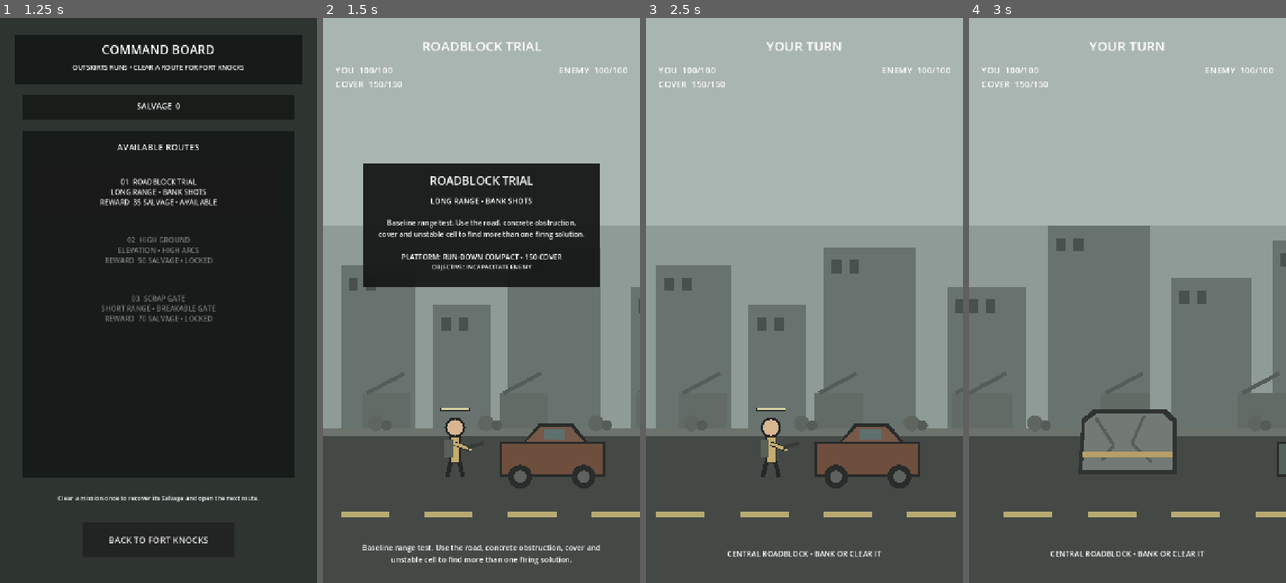
Above: before the commit, frames 1-4 (left to right).
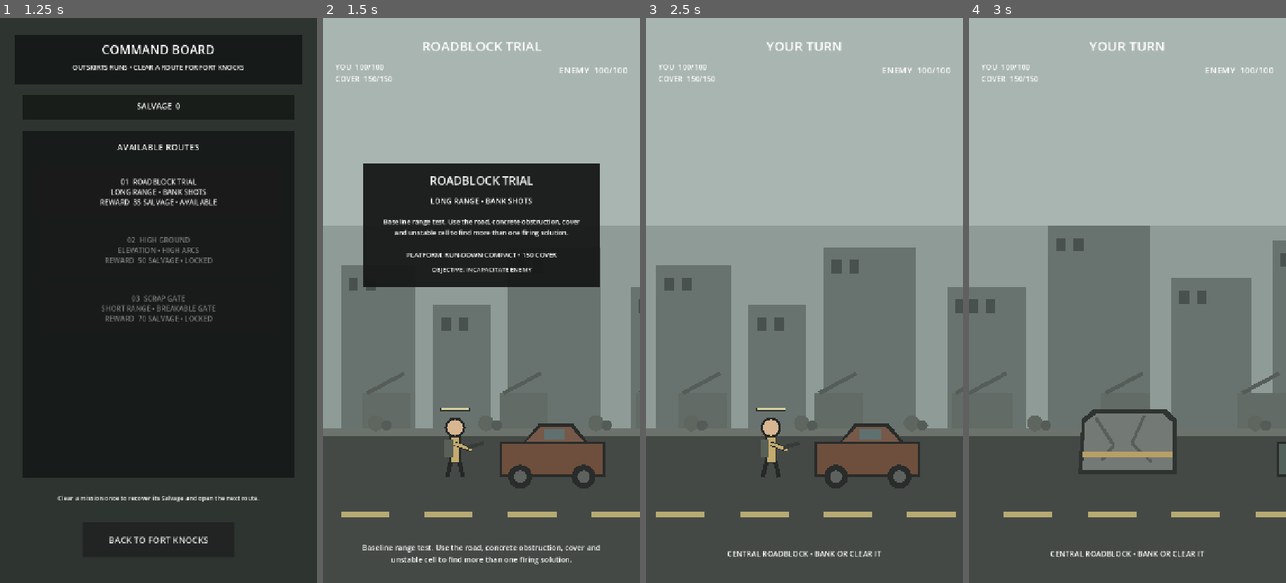
Above: after the commit, the same moments.

Repository: phantompixel-developer/FortKnocks
Game: Godot game, scene res://game/core/app.tscn
Two runs of this game, one before a commit and one after it. Both use one fixed random seed, a clock stepped at 60 frames per second and the inputs below.
Inputs (mouse positions are in pixels of both pictures, inside the frame that each line leads up to):
- Up to frame 1 (1.25 s): click "COMMAND BOARD CHOOSE THE NEXT…" at 0.5 s
- Up to frame 2 (1.5 s): click "01 ROADBLOCK TRIAL LONG RANGE…" at 1.25 s
- Up to frame 3 (2.5 s): tap Enter at 2 s; move the mouse to (874, 272) at 2.02 s; click (874, 272) at 2.17 s
- Up to frame 4 (3 s): drag from (1064, 328) to (1111, 413) at 2.77 s

Frame 1 is identical in both runs. In frame 2, 2.0% of the frame differs, in the area x 4-83%, y 8-46%; in frame 3, 0.3%; in frame 4, 0.3%.

Commit message:
ux: fit platform status and campaign brief in portrait HUD

Diff:
--- a/game/battle/battle.tscn
+++ b/game/battle/battle.tscn
@@ -137,11 +137,11 @@
 [node name="HealthLabel" type="Label" parent="HUD/Root"]
 layout_mode = 0
 offset_left = 28.0
-offset_top = 104.0
+offset_top = 98.0
 offset_right = 250.0
-offset_bottom = 142.0
-theme_override_font_sizes/font_size = 20
-text = "YOU 100/100"
+offset_bottom = 158.0
+theme_override_font_sizes/font_size = 17
+text = "YOU 100/100\nCOVER 150/150"
 
 [node name="EnemyHealthLabel" type="Label" parent="HUD/Root"]
 layout_mode = 0
@@ -412,10 +412,10 @@
 [node name="Briefing" type="Label" parent="HUD/Root/MissionBriefCard"]
 layout_mode = 0
 offset_left = 34.0
-offset_top = 122.0
+offset_top = 116.0
 offset_right = 502.0
-offset_bottom = 206.0
-theme_override_font_sizes/font_size = 16
+offset_bottom = 222.0
+theme_override_font_sizes/font_size = 15
 text = "Encounter briefing"
 horizontal_alignment = 1
 vertical_alignment = 1
@@ -425,9 +425,9 @@
 [node name="Objective" type="Label" parent="HUD/Root/MissionBriefCard"]
 layout_mode = 0
 offset_left = 34.0
-offset_top = 224.0
+offset_top = 230.0
 offset_right = 502.0
-offset_bottom = 258.0
+offset_bottom = 264.0
 theme_override_font_sizes/font_size = 14
 text = "OBJECTIVE: INCAPACITATE ENEMY"
 horizontal_alignment = 1
